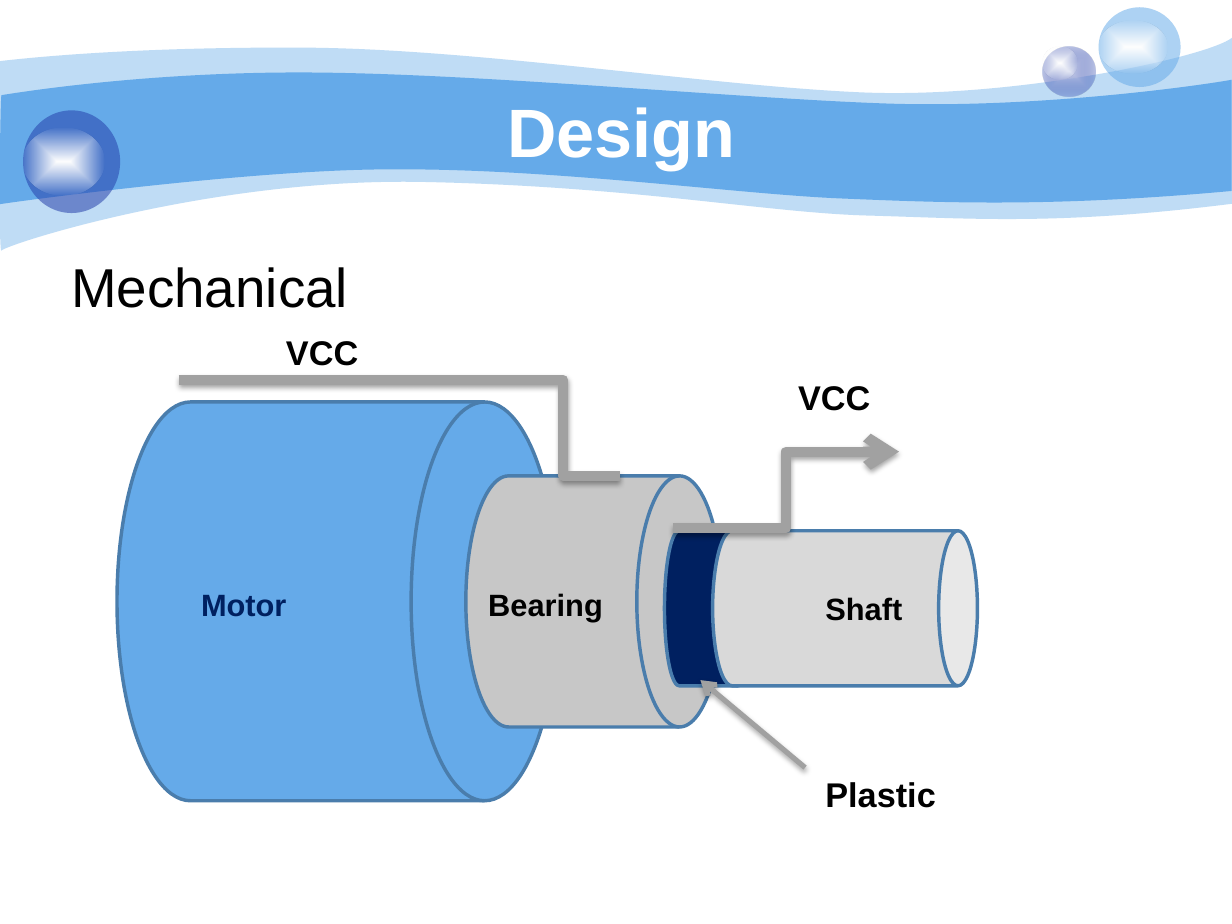
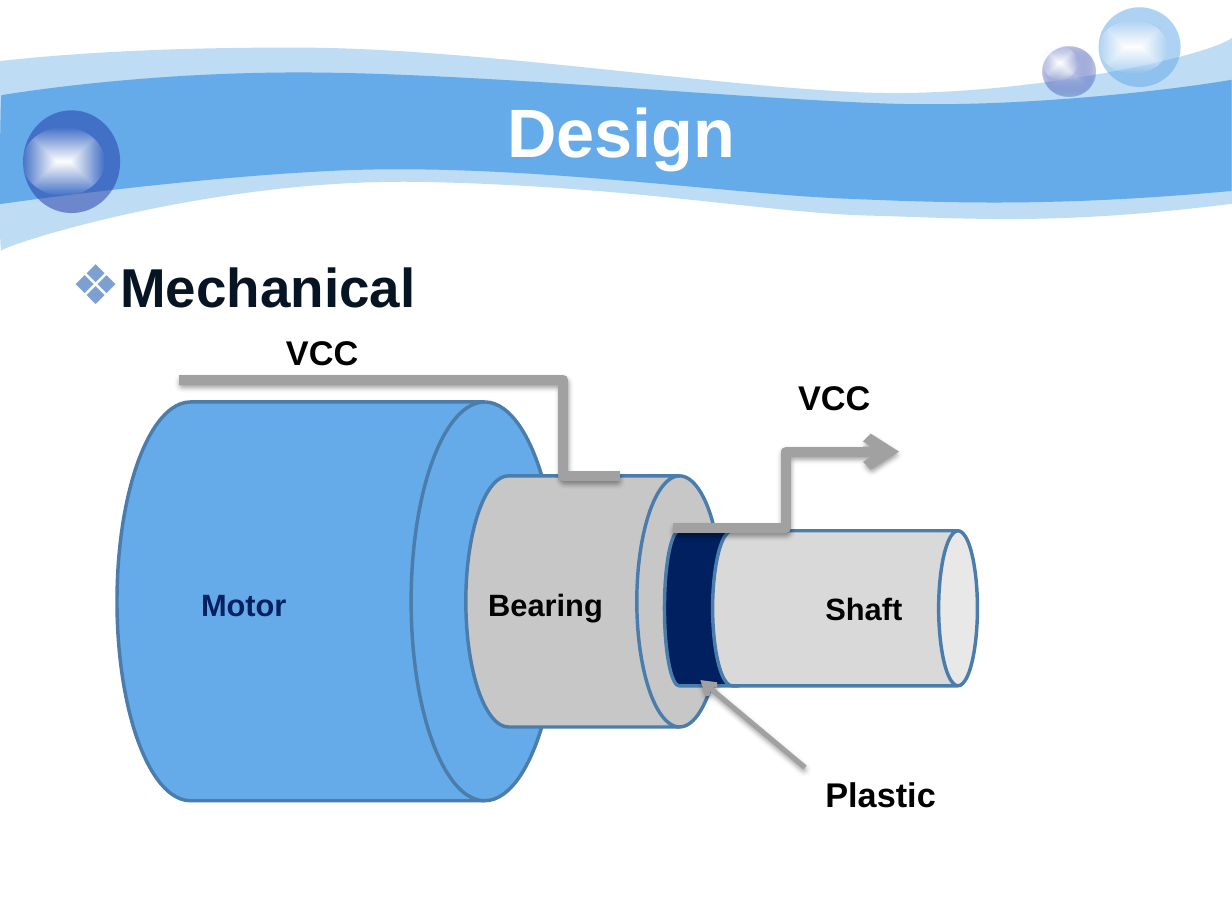
Before and after one commit to bachdx60343/pled, a slide deck: slide 22 of 06. Temp/pLED 2014.pptx. Drawn at 1232x924 pixels with LibreOffice and Linux fonts; fonts in the diff are those of the drawing; background and template pictures are left out. Boxes give left, top, right and bottom in pixels: in the first picture for what was removed or moved away, otherwise in the second. Text is boxed around its words. In the diff, an @@ line names an element or a change of style, - is before the commit and + after.

```diff
--- a/06. Temp/pLED 2014.pptx
+++ b/06. Temp/pLED 2014.pptx
@@ text "Mechanical" at [120, 267, 415, 308]: text colour #000000 to #071424, bold on; bullet none to ❖ @@
```
Also in this commit, not shown: 3 other slides changed, 7 slides added, 6 slides removed.
